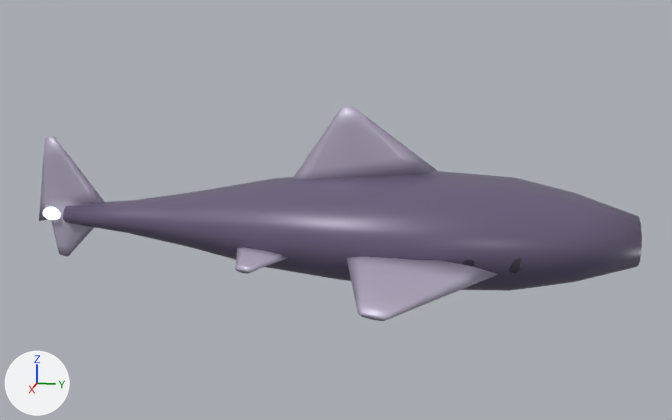
Two versions of the glTF model public/assets/ships/beautiful/light/lod2.glb, one commit apart.
Before and after are seen from a 50 mm lens placed at (11.14, 2.45, 2.56), pointed at (0.01, 0.22, -0.22). The lights are fixed; the arrows at lower left show +X, +Y and +Z. The first picture is the older version. Where no turn or scale is listed for an object, it has been applied to the vertices. Vertices at exactly the same position are counted once.

Names of what the first picture shows: 'RIMWARD_ENGINE_GLOW', 'RIMWARD_HULL'.
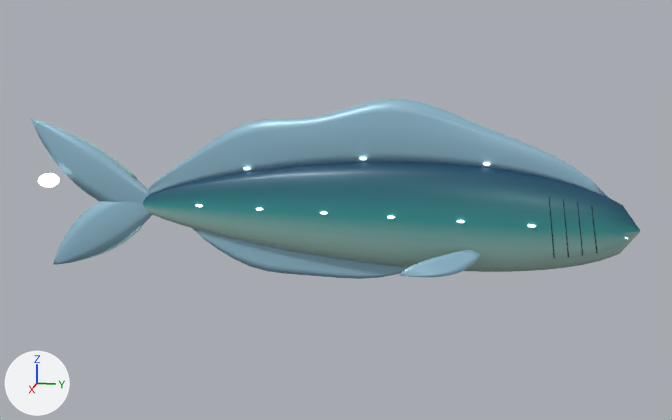
Location of each change, (x1, y1, x2, y2) in pixels of the pictures (672 x 420 px):
'RIMWARD_HULL', reshaped, rescaled (16% shorter): before (39, 106, 642, 321); after (31, 99, 640, 279)
'RIMWARD_ENGINE_GLOW', moved: before (43, 207, 60, 220); after (38, 173, 60, 187)
'RIMWARD_EMISSIVE', added: after (196, 157, 628, 239)
part 1 of me_living_body_reef, rebuilt (14% narrower, 8% shorter): before (63, 171, 642, 291); after (143, 162, 640, 272)
part 2 of me_living_body_reef, deleted: before (235, 247, 523, 321)
part 3 of me_living_body_reef, built on: before (39, 106, 437, 256); after (31, 99, 610, 279)

The change in detail:
me_living_body_reef is used by ob_rimward_hull; parent ob_rimward_ship_root; location (0.0, 0.0, 0.0); scale (3.86, 3.86, 3.86).
me_living_body_reef had 670 vertices, 1292 faces and spanned x -0.62..0.62, y -1.0..1.0, z -0.28..0.28.
me_living_body_reef now has 1856 vertices, 3620 faces and spans x -0.17..0.17, y -1.0..1.0, z -0.31..0.31.
me_living_body_reef part 1: the loose piece of 144 vertices spanning x -0.31..0.31, y -0.88..1.0, z -0.28..0.08 is rebuilt with 420 vertices and now spans x -0.08..0.08, y -0.64..1.0, z -0.23..0.11.
me_living_body_reef part 2: 9 loose pieces with 408 vertices, spanning x -0.62..0.62, y -0.22..0.66, z -0.2..-0.08, are deleted.
me_living_body_reef part 3: 2 vertices moved within x -0.01..0.0, y -0.92..-0.78, z -0.26..-0.02; 114 vertices removed from x -0.02..0.02, y -1.0..0.38, z -0.27..0.28; 1432 vertices added at x -0.17..0.17, y -1.0..0.91, z -0.31..0.31.
Mesh me_sphere is new.
It has 986 vertices, 1904 faces and spans x -0.34..0.34, y -2.67..2.67, z -0.45..0.45.
It uses material mat_rimward_emissive.
Object 'RIMWARD_ENGINE_GLOW' (ob_rimward_engine_glow) moves from (0.0, -3.63, -0.44) to (0.0, -3.67, 0.0).
Object 'RIMWARD_HULL' (ob_rimward_hull) is rescaled from (3.86, 3.86, 3.86) to (3.9, 3.9, 3.9).
Object 'RIMWARD_EMISSIVE' (ob_rimward_emissive) is new; it shows me_sphere.
Its location is (0.01, 1.09, 0.03).
